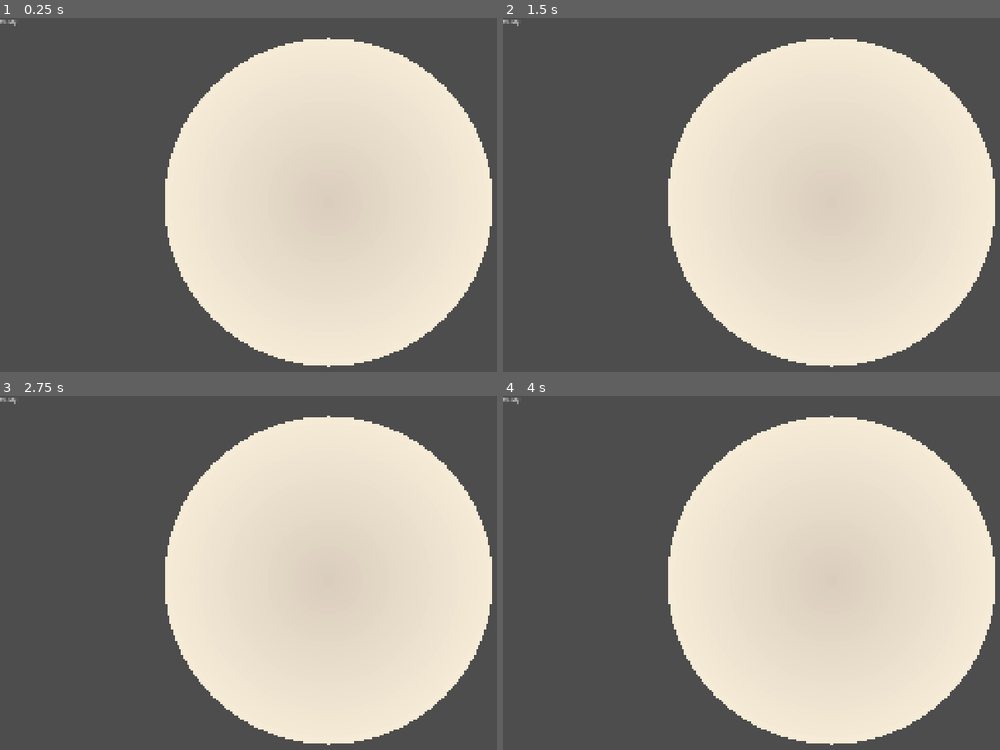
Above: before the commit, frames 1-4 (two rows, left to right).
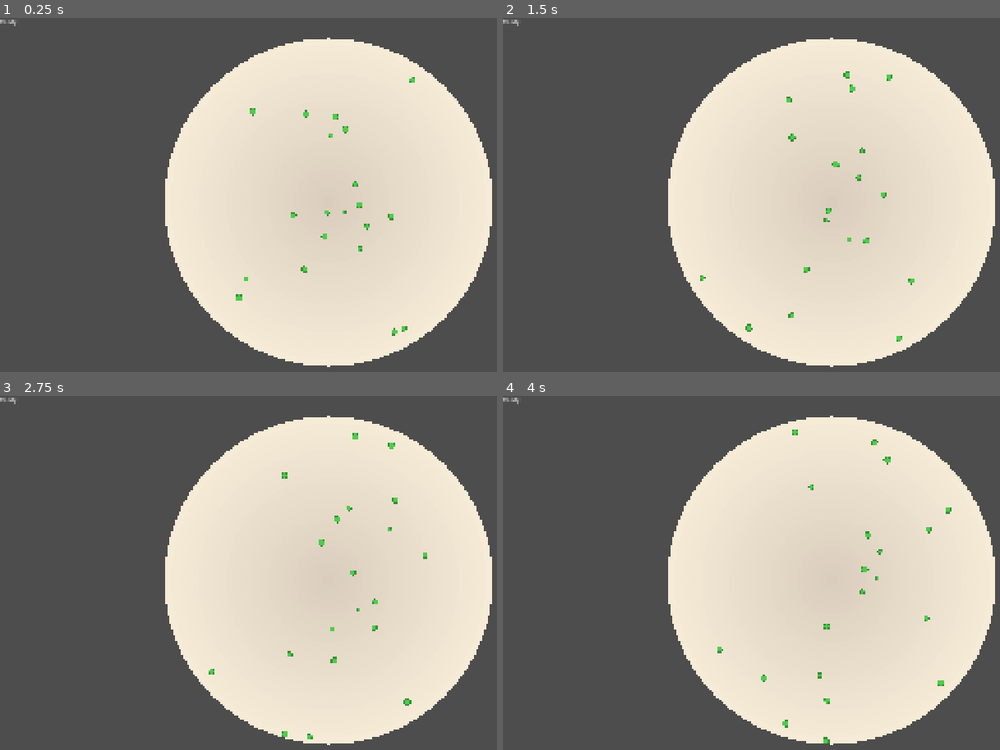
Above: after the commit, the same moments.

Repository: Blazenetic/petri1
Game: Godot game, scene res://scenes/Main.tscn
The game is run twice, just before and just after one commit, with the same random seed, the same clock (stepped at 60 frames per second) and the same inputs.
Inputs:
- Up to frame 1 (0.25 s): no input
- Up to frame 2 (1.5 s): no input
- Up to frame 3 (2.75 s): no input
- Up to frame 4 (4 s): no input

The runs differ from the first frame. In frame 1, 0.3% of the frame differs, in the area x 47-84%, y 16-90%; in frame 2, 0.3%; in frame 3, 0.3%; in frame 4, 0.4%, in the area x 43-91%, y 9-99%.

Commit message:
Phase 1.4 - Basic Movement System

Diff:
--- a/scenes/Game.tscn
+++ b/scenes/Game.tscn
@@ -1,6 +1,7 @@
-[gd_scene load_steps=2 format=3 uid="uid://mj47o2nb35u1"]
+[gd_scene load_steps=3 format=3 uid="uid://mj47o2nb35u1"]
 
 [ext_resource type="PackedScene" path="res://scenes/environments/PetriDish.tscn" id="1"]
+[ext_resource type="Script" path="res://scripts/utils/TestSpawner.gd" id="2"]
 
 [node name="Game" type="Node2D"]
 
@@ -12,3 +13,5 @@
 [node name="PetriDish" parent="DishContainer" instance=ExtResource("1")]
 
 [node name="SystemsContainer" type="Node2D" parent="."]
+[node name="TestSpawner" type="Node" parent="SystemsContainer"]
+script = ExtResource("2")
--- /dev/null
+++ b/scripts/behaviors/RandomWander.gd
@@ -0,0 +1,53 @@
+extends "res://scripts/components/EntityComponent.gd"
+class_name RandomWander
+
+# RandomWander
+# Picks a direction every interval and biases MovementComponent acceleration toward it.
+# Optional smoothing via turn_lerp for gentler turns.
+
+@export var change_interval: float = 0.8
+@export var magnitude: float = 160.0
+@export_range(0.0, 1.0, 0.01) var turn_lerp: float = 0.25
+
+var elapsed: float = 0.0
+
+var _move: MovementComponent
+var _dir: Vector2 = Vector2.ZERO
+var _target_dir: Vector2 = Vector2.ZERO
+
+func init(entity: Node) -> void:
+	_move = _find_movement_component(entity)
+	_target_dir = _rand_unit()
+	_dir = _target_dir
+
+func update(delta: float) -> void:
+	if _move == null:
+		return
+	elapsed += delta
+	if elapsed >= change_interval:
+		elapsed = 0.0
+		_target_dir = _rand_unit()
+	# Smoothly turn toward target
+	if turn_lerp > 0.0 and turn_lerp < 1.0:
+		_dir = _dir.lerp(_target_dir, turn_lerp)
+	else:
+		_dir = _target_dir
+	# Apply acceleration bias
+	_move.acceleration = _dir * magnitude
+
+func _find_movement_component(entity: Node) -> MovementComponent:
+	# Look for MovementComponent among child components
+	var comps := entity.get_node_or_null("Components")
+	if comps:
+		for c in comps.get_children():
+			if c is MovementComponent:
+				return c
+	return null
+
+func _rand_unit() -> Vector2:
+	var x := randf_range(-1.0, 1.0)
+	var y := randf_range(-1.0, 1.0)
+	var v := Vector2(x, y)
+	if v.length_squared() < 1e-6:
+		return Vector2.RIGHT
+	return v.normalized()
--- /dev/null
+++ b/scripts/components/MovementComponent.gd
@@ -0,0 +1,144 @@
+extends "res://scripts/components/EntityComponent.gd"
+class_name MovementComponent
+
+# MovementComponent
+# Integrates acceleration-based motion, damping, jitter, soft separation, and dish boundary handling.
+# Follows Phase 1.4 spec. Exposes tuning parameters for designers.
+
+@export var max_speed: float = 120.0
+@export_range(0.0, 1.0, 0.01) var damping: float = 0.15
+@export var jitter_strength: float = 20.0
+@export var align_rotation: bool = true
+@export var separation_strength: float = 120.0
+@export var separation_neighbors_max: int = 6
+@export_range(0.0, 1.0, 0.01) var bounce_restitution: float = 0.9
+
+var velocity: Vector2 = Vector2.ZERO
+var acceleration: Vector2 = Vector2.ZERO
+
+var _owner_area: Area2D
+var _physical: PhysicalComponent
+var _dish: PetriDish
+
+func init(entity: Node) -> void:
+	_owner_area = entity as Area2D
+	# Acquire PhysicalComponent via BaseEntity reference or by scanning Components
+	var be := entity as BaseEntity
+	if be:
+		_physical = be.physical
+	elif _owner_area:
+		var comps := _owner_area.get_node_or_null("Components")
+		if comps:
+			for c in comps.get_children():
+				if c is PhysicalComponent:
+					_physical = c
+					break
+	# Locate PetriDish once (may be null if not yet in tree; we also lazy-acquire in update)
+	if _owner_area:
+		var found := get_tree().get_first_node_in_group("Dish")
+		_dish = found as PetriDish
+
+func update(delta: float) -> void:
+	if delta <= 0.0:
+		return
+	# Lazy-acquire PhysicalComponent if not cached yet (e.g., order-of-init)
+	if _physical == null and _owner_area:
+		var be := _owner_area as BaseEntity
+		if be:
+			_physical = be.physical
+		else:
+			var comps := _owner_area.get_node_or_null("Components")
+			if comps:
+				for c in comps.get_children():
+					if c is PhysicalComponent:
+						_physical = c
+						break
+	if _physical == null:
+		return
+
+	# Soft separation from neighbors (gentle bumping)
+	var sep_acc := _compute_separation_accel()
+
+	# Integrate velocity with total acceleration
+	var acc_total: Vector2 = acceleration + sep_acc
+	velocity += acc_total * delta
+
+	# Exponential damping (per-second factor)
+	var damp_base: float = clamp(1.0 - damping, 0.0, 1.0)
+	velocity *= pow(damp_base, delta)
+
+	# Clamp speed
+	if max_speed > 0.0:
+		var sp := velocity.length()
+		if sp > max_speed:
+			velocity = velocity * (max_speed / sp)
+
+	# Jitter (Brownian-like)
+	if jitter_strength > 0.0:
+		var j := Vector2(randf_range(-1.0, 1.0), randf_range(-1.0, 1.0))
+		velocity += j * jitter_strength * delta
+
+	# Advance position
+	_physical.position += velocity * delta
+
+	# Ensure we have a dish reference
+	if _dish == null:
+		var found := get_tree().get_first_node_in_group("Dish")
+		_dish = found as PetriDish
+
+	# Boundary resolution against Petri dish
+	if _dish != null:
+		var pos_world := _physical.position
+		var pos_dish := _dish.world_to_dish(pos_world)
+		var entity_r: float = _physical.size
+		var was_outside := pos_dish.length() + entity_r > _dish.get_radius()
+		var res := _dish.resolve_boundary_collision(pos_dish, velocity, entity_r)
+		var new_pos_dish: Vector2 = res.get("pos", pos_dish)
+		var new_vel: Vector2 = res.get("vel", velocity)
+		if was_outside:
+			new_vel *= clamp(bounce_restitution, 0.0, 1.0)
+		_physical.position = _dish.dish_to_world(new_pos_dish)
+		velocity = new_vel
+
+	# Align rotation to movement direction
+	if align_rotation and velocity.length_squared() > 1e-4:
+		_physical.rotation = velocity.angle()
+
+func _compute_separation_accel() -> Vector2:
+	if _owner_area == null or separation_strength <= 0.0:
+		return Vector2.ZERO
+	var areas: Array = []
+	if _owner_area.has_method("get_overlapping_areas"):
+		areas = _owner_area.get_overlapping_areas()
+	if areas.is_empty():
+		return Vector2.ZERO
+	var result := Vector2.ZERO
+	var processed := 0
+	for a in areas:
+		if processed >= separation_neighbors_max:
+			break
+		var other := a as Area2D
+		if other == null or !is_instance_valid(other) or other == _owner_area or other.is_queued_for_deletion():
+			continue
+		# Attempt to locate a PhysicalComponent on neighbor
+		var other_phys: PhysicalComponent = null
+		if other.has_node("Components"):
+			var comps := other.get_node("Components")
+			for c in comps.get_children():
+				if c is PhysicalComponent:
+					other_phys = c
+					break
+		if other_phys == null:
+			continue
+		processed += 1
+		var delta_vec := _physical.position - other_phys.position
+		var dist := delta_vec.length()
+		var min_dist := float(_physical.size + other_phys.size)
+		if dist <= 0.0001:
+			delta_vec = Vector2(randf_range(-1.0, 1.0), randf_range(-1.0, 1.0))
+			dist = 0.0001
+		var overlap := min_dist - dist
+		if overlap > 0.0:
+			var dir := delta_vec / dist
+			result += dir * (overlap * separation_strength)
+	return result
--- /dev/null
+++ b/scripts/utils/MovementUtils.gd
@@ -0,0 +1,46 @@
+extends Object
+class_name MovementUtils
+
+# MovementUtils
+# Optional helpers for movement math used by components/behaviors.
+# Keeps scripts concise and consistent with Phase 1.4 spec.
+
+const EPS: float = 1e-6
+
+static func exp_damp(v: Vector2, damping: float, delta: float) -> Vector2:
+	# Exponential damping over time using per-second damping in [0,1]
+	var base: float = clamp(1.0 - damping, 0.0, 1.0)
+	return v * pow(base, delta)
+
+static func clamp_speed(v: Vector2, max_speed: float) -> Vector2:
+	if max_speed <= 0.0:
+		return v
+	var s := v.length()
+	if s > max_speed and s > 0.0:
+		return v * (max_speed / s)
+	return v
+
+static func random_unit() -> Vector2:
+	var v := Vector2(randf_range(-1.0, 1.0), randf_range(-1.0, 1.0))
+	if v.length_squared() < EPS:
+		return Vector2.RIGHT
+	return v.normalized()
+
+static func reflect(v: Vector2, n: Vector2) -> Vector2:
+	# Reflect vector v about normal n (n need not be unit; normalize if needed)
+	var nn := n
+	var len2 := nn.length_squared()
+	if len2 > EPS:
+		nn /= sqrt(len2)
+	else:
+		nn = Vector2.RIGHT
+	return v - 2.0 * v.dot(nn) * nn
+
+static func safe_normalize(v: Vector2) -> Vector2:
+	if v.length_squared() < EPS:
+		return Vector2.ZERO
+	return v.normalized()
+
+static func soft_separation(dir: Vector2, overlap: float, strength: float) -> Vector2:
+	# Returns a small separation impulse along dir scaled by overlap and strength
+	return dir * max(overlap, 0.0) * max(strength, 0.0)
--- /dev/null
+++ b/scripts/utils/TestSpawner.gd
@@ -0,0 +1,58 @@
+extends Node
+class_name TestSpawner
+
+const EntityTypes = preload("res://scripts/components/EntityTypes.gd")
+
+@export var spawn_count: int = 20
+@export var spawn_margin: float = 24.0
+@export var initial_speed_variation: float = 0.4
+@export var align_rotation: bool = true
+@export var change_interval: float = 0.8
+@export var accel_magnitude: float = 160.0
+@export var entity_size: float = 8.0
+@export var entity_size_jitter: float = 2.0
+
+func _ready() -> void:
+	# Seed RNG once for test runs to ensure wander/jitter use non-deterministic values
+	randomize()
+	_spawn_entities()
+
+func _spawn_entities() -> void:
+	if spawn_count <= 0:
+		return
+	var dish := _get_dish()
+	for i in range(spawn_count):
+		var pos := Vector2.ZERO
+		if dish:
+			pos = dish.dish_to_world(dish.get_random_point(spawn_margin))
+		var id := EntityFactory.create_entity(EntityTypes.EntityType.BACTERIA, pos, {"size": _rand_size()})
+		if id == StringName():
+			continue
+		var node := EntityRegistry.get_by_id(id) as BaseEntity
+		if node == null:
+			continue
+		# Attach movement and wander behavior
+		var move := MovementComponent.new()
+		move.align_rotation = align_rotation
+		node.add_component(move)
+		var wander := RandomWander.new()
+		wander.change_interval = change_interval
+		wander.magnitude = accel_magnitude
+		node.add_component(wander)
+		# Give a small initial nudge so entities start moving immediately
+		move.velocity = _rand_unit() * move.max_speed * initial_speed_variation
+
+func _get_dish() -> PetriDish:
+	var nodes := get_tree().get_nodes_in_group("Dish")
+	if nodes.size() > 0:
+		return nodes[0] as PetriDish
+	return null
+
+func _rand_unit() -> Vector2:
+	var v := Vector2(randf_range(-1.0, 1.0), randf_range(-1.0, 1.0))
+	if v.length_squared() < 1e-6:
+		return Vector2.RIGHT
+	return v.normalized()
+
+func _rand_size() -> float:
+	return max(1.0, entity_size + randf_range(-entity_size_jitter, entity_size_jitter))
Not shown, added: scripts/behaviors/RandomWander.gd.uid
Not shown, added: scripts/components/MovementComponent.gd.uid
Not shown, added: scripts/utils/MovementUtils.gd.uid
Not shown, added: scripts/utils/TestSpawner.gd.uid
Not shown, added: .HUMAN/phase1.4/phase1.4-complete.md
Not shown, added: .HUMAN/phase1.4/phase_1.4.md
